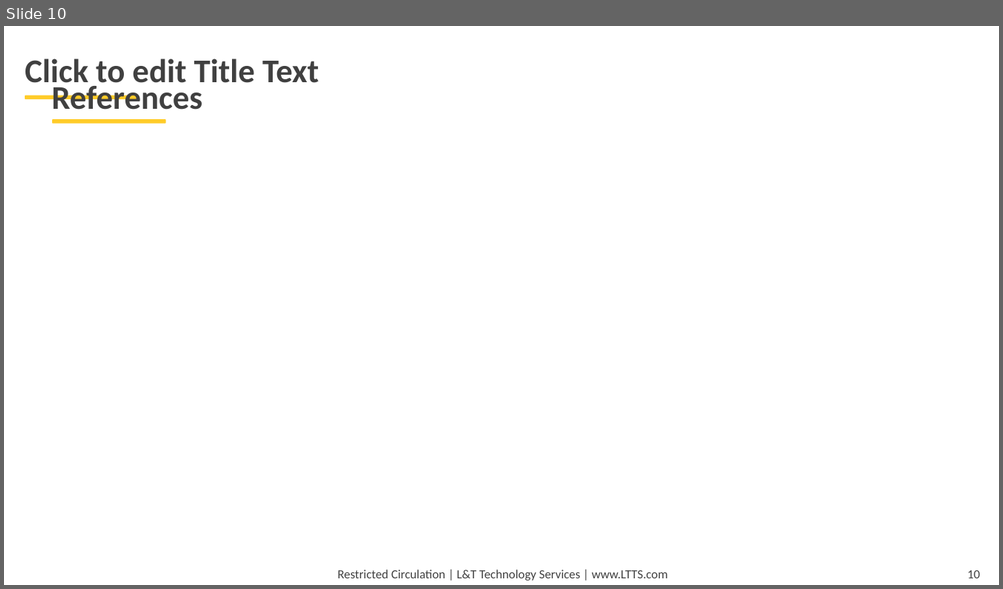
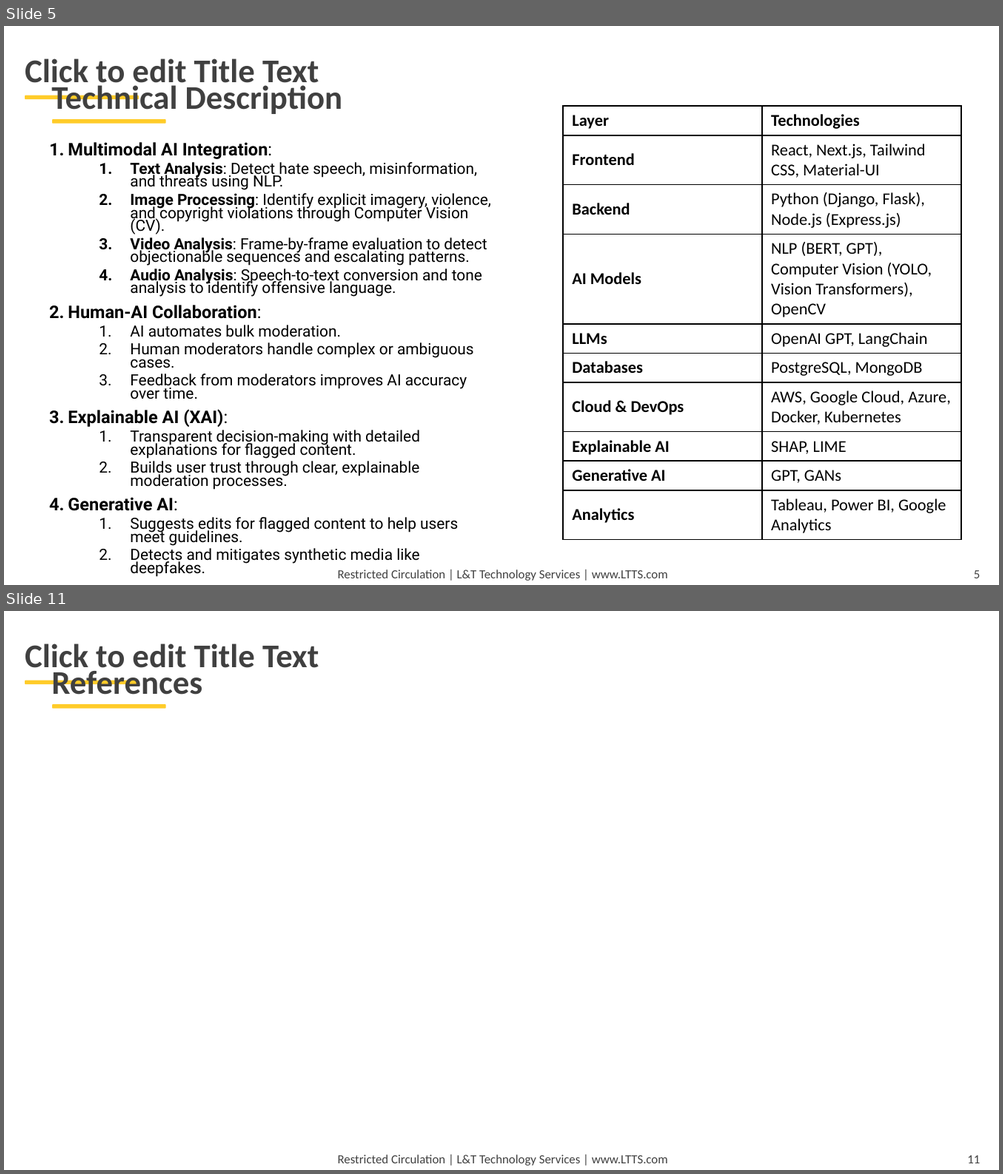
Before and after one commit to nishanthkj/L-T, a slide deck: ai_content_modration/PPT/PID_0000_TG08001947_PresentationRound.pptx. Shown one above the other, each under a label of ours: slide 10 before the commit, slides 5 and 11 after it; the slides between them are not shown. The pictures are 1003x589 and 1003x1174 pixels, drawn with LibreOffice and Linux fonts; fonts in the diff are those of the drawing; background and template pictures are left out. Boxes give left, top, right and bottom in pixels: in the first picture for what was removed or moved away, otherwise in the second. Text is boxed around its words. In the diff, an @@ line names an element or a change of style, - is before the commit and + after.

```diff
--- a/ai_content_modration/PPT/PID_0000_TG08001947_PresentationRound.pptx
+++ b/ai_content_modration/PPT/PID_0000_TG08001947_PresentationRound.pptx
@@ slide 5 added at <box>4,26,999,585</box>, background picture (left out); not listed: 5 template elements that a slide beside it also shows @@
@@ title added at <box>51,82,342,114</box>, 24 pt, text #404040, bold @@
+Technical Description
@@ table added at <box>563,107,961,537</box>, 10 rows, 2 columns @@
+Layer | Technologies
+Frontend | React, Next.js, Tailwind CSS, Material-UI
+Backend | Python (Django, Flask), Node.js (Express.js)
+AI Models | NLP (BERT, GPT), Computer Vision (YOLO, Vision Transformers), OpenCV
+LLMs | OpenAI GPT, LangChain
+Databases | PostgreSQL, MongoDB
+Cloud & DevOps | AWS, Google Cloud, Azure, Docker, Kubernetes
+Explainable AI | SHAP, LIME
+Generative AI | GPT, GANs
+Analytics | Tableau, Power BI, Google Analytics
@@ text added at <box>68,142,491,565</box>, 11.2 pt, text #000000 @@
+1. Multimodal AI Integration:
+  1. Text Analysis: Detect hate speech, misinformation, and threats using NLP.
+  2. Image Processing: Identify explicit imagery, violence, and copyright violations through Computer Vision (CV).
+  3. Video Analysis: Frame-by-frame evaluation to detect objectionable sequences and escalating patterns.
+  4. Audio Analysis: Speech-to-text conversion and tone analysis to identify offensive language.
+2. Human-AI Collaboration:
+  1. AI automates bulk moderation.
+  2. Human moderators handle complex or ambiguous cases.
+  3. Feedback from moderators improves AI accuracy over time.
+3. Explainable AI (XAI):
+  1. Transparent decision-making with detailed explanations for flagged content.
+  2. Builds user trust through clear, explainable moderation processes.
+4. Generative AI:
+  1. Suggests edits for flagged content to help users meet guidelines.
+  2. Detects and mitigates synthetic media like deepfakes.
@@ what was slide 10 is now slide 11 @@
@@ page number at <box>967,1156,979,1164</box>: text changed @@
-10
+11
```
Also in this commit, not shown: 7 slides changed, 2 other slides added, 2 slides removed, 1 other file.
